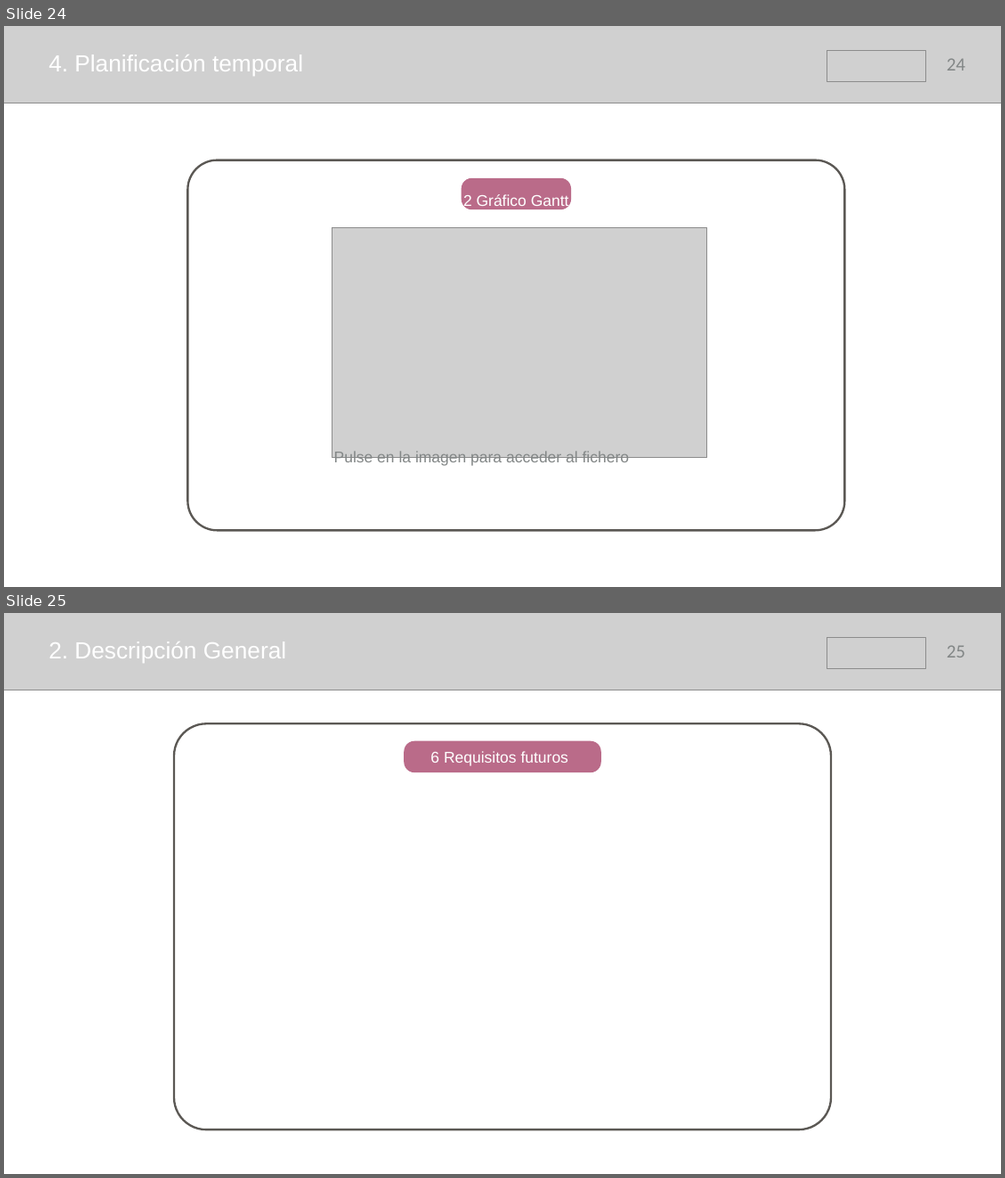
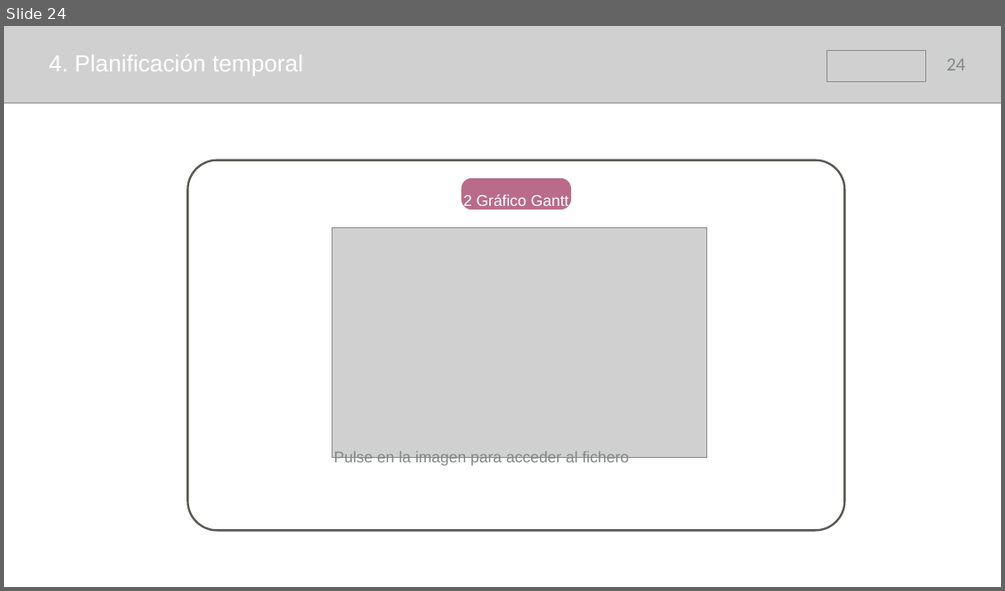
Before and after one commit to samusolo/iDoctor, a slide deck: Plan de proyecto.pptx. Shown one above the other, each under a label of ours: slides 24 and 25 before the commit, slide 24 after it. The pictures are 1005x1178 and 1005x591 pixels, drawn with LibreOffice and Linux fonts; fonts in the diff are those of the drawing; grey boxes stand for pictures. Boxes give left, top, right and bottom in pixels: in the first picture for what was removed or moved away, otherwise in the second. Text is boxed around its words. In the diff, an @@ line names an element or a change of style, - is before the commit and + after.

```diff
--- a/Plan de proyecto.pptx
+++ b/Plan de proyecto.pptx
@@ slide 25 removed at [4,613,1001,1174], background #FFFFFF @@
@@ picture removed at [4,613,1001,690] @@
@@ picture removed at [826,637,925,669] @@
@@ text removed at [48,641,286,663] @@
-2. Descripción General
@@ page number removed at [947,645,965,657] @@
-25
@@ rounded rectangle removed at [174,723,831,1129] @@
@@ rounded rectangle removed at [404,741,601,772] @@
@@ text removed at [430,751,568,766] @@
-6 Requisitos futuros
```
Also in this commit, not shown: 2 slides changed, 5 slides added, 10 other slides removed.
